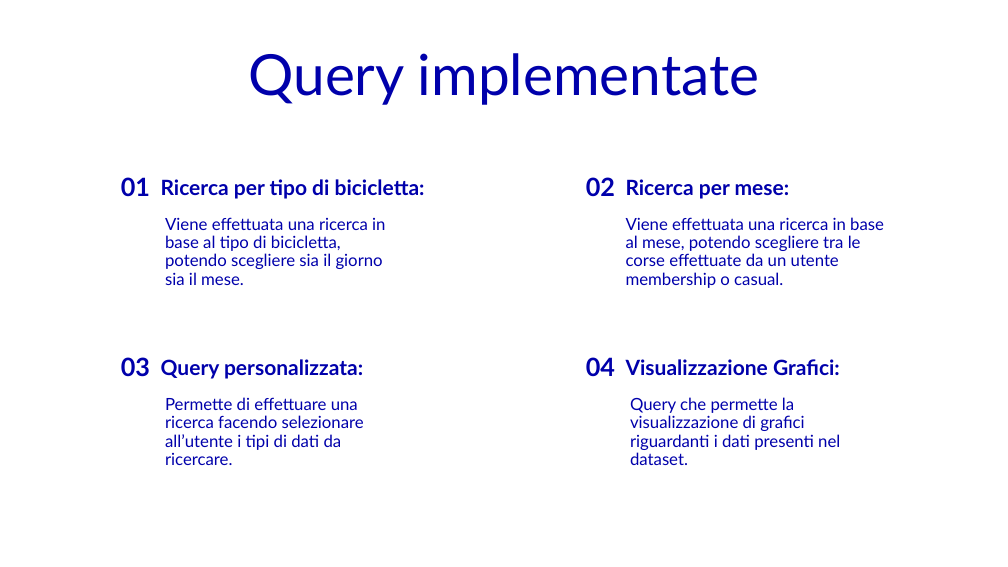
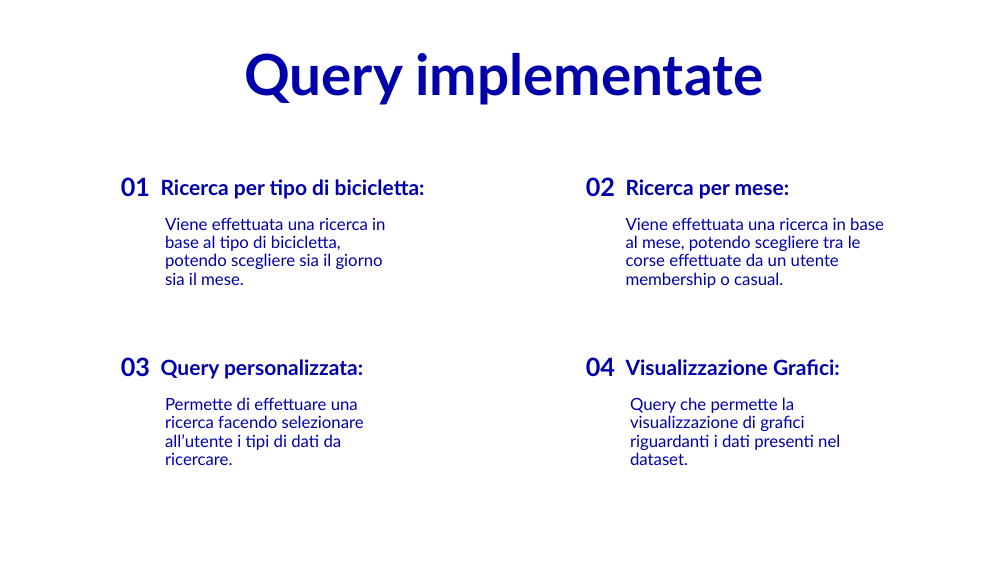
Before and after one commit to Robertales/tripdata-bike-chicago-bd2, a slide deck: slide 5 of presentazione/presentazioneBD2BarberisRobertazzi.pptx. Drawn at 1008x567 pixels with LibreOffice and Linux fonts; fonts in the diff are those of the drawing. Boxes give left, top, right and bottom in pixels: in the first picture for what was removed or moved away, otherwise in the second. Text is boxed around its words. In the diff, an @@ line names an element or a change of style, - is before the commit and + after.

```diff
--- a/presentazione/presentazioneBD2BarberisRobertazzi.pptx
+++ b/presentazione/presentazioneBD2BarberisRobertazzi.pptx
@@ text "Query implementate" at [244,53,763,105]: bold on @@
```
Also in this commit, not shown: 4 other slides changed, 2 slides added, 33 other files.
